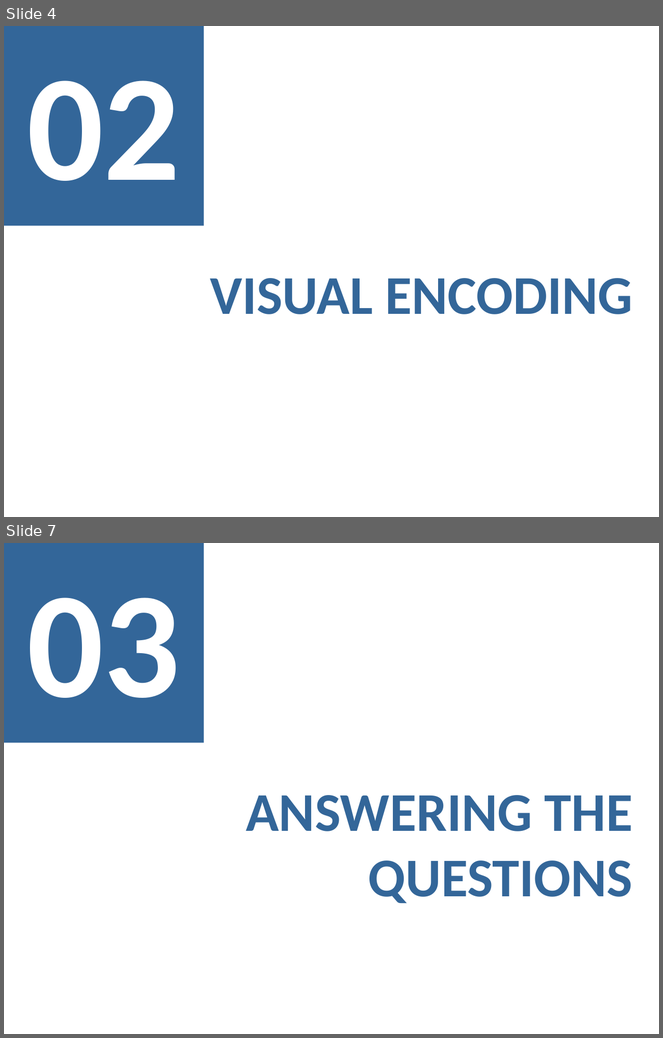
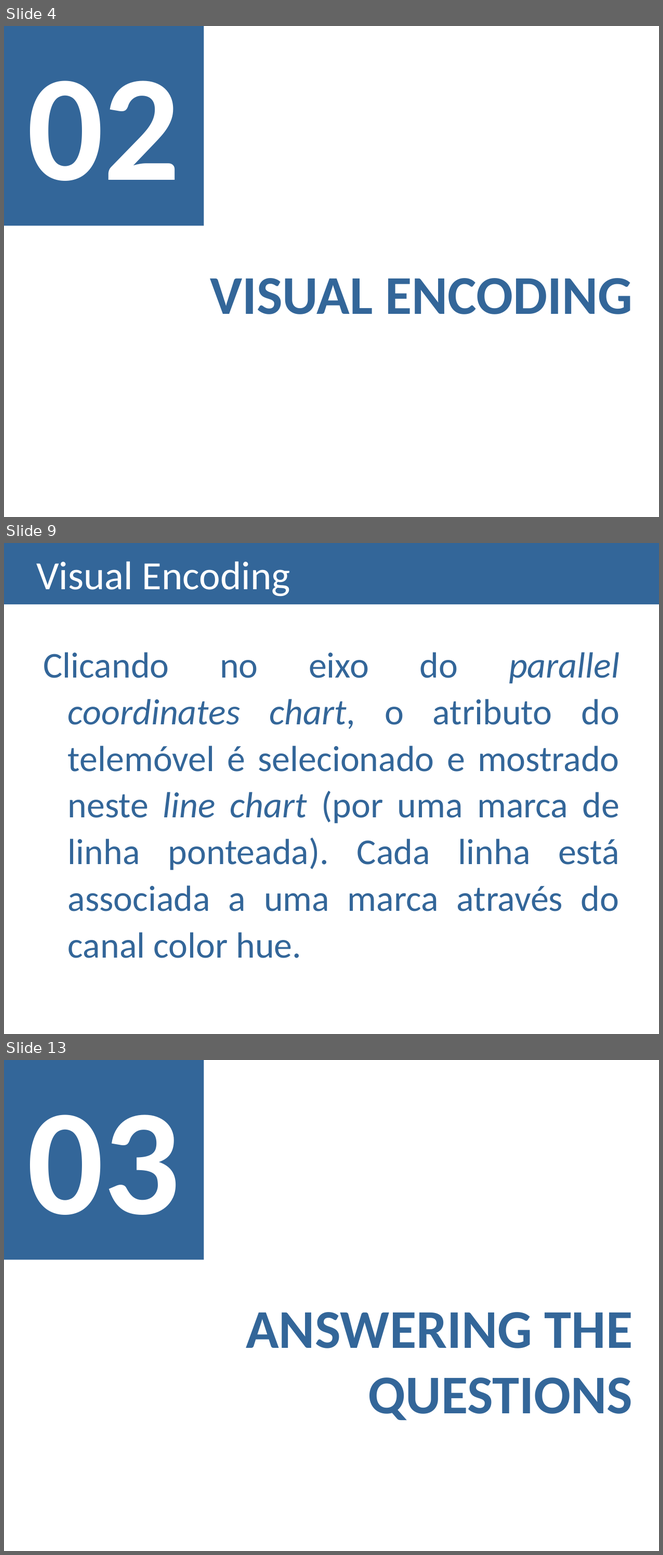
Before and after one commit to isabelSoares/IV-2021, a slide deck: Checkpoints Outline/Checkpoint 3/Checkpoint 3 - G16.pptx. Shown one above the other, each under a label of ours: slides 4 and 7 before the commit, slides 4, 9 and 13 after it; the slides between them are not shown. The pictures are 663x1038 and 663x1555 pixels, drawn with LibreOffice and Linux fonts; fonts in the diff are those of the drawing. Boxes give left, top, right and bottom in pixels: in the first picture for what was removed or moved away, otherwise in the second. Text is boxed around its words. In the diff, an @@ line names an element or a change of style, - is before the commit and + after.

```diff
--- a/Checkpoints Outline/Checkpoint 3/Checkpoint 3 - G16.pptx
+++ b/Checkpoints Outline/Checkpoint 3/Checkpoint 3 - G16.pptx
@@ slide 9 added at (x1=4, y1=543, x2=659, y2=1034), background #FFFFFF @@
@@ title added at (x1=4, y1=543, x2=659, y2=604), fill #336699, 44 pt, text #FFFFFF @@
+Visual Encoding
@@ text added at (x1=44, y1=652, x2=620, y2=958), 40 pt, text #336699 @@
+Clicando no eixo do parallel coordinates chart, o atributo do telemóvel é selecionado e mostrado neste line chart (por uma marca de linha ponteada). Cada linha está associada a uma marca através do canal color hue.
@@ what was slide 7 is now slide 13 @@
```
Also in this commit, not shown: 23 other slides added, 4 slides removed, 2 other files.
